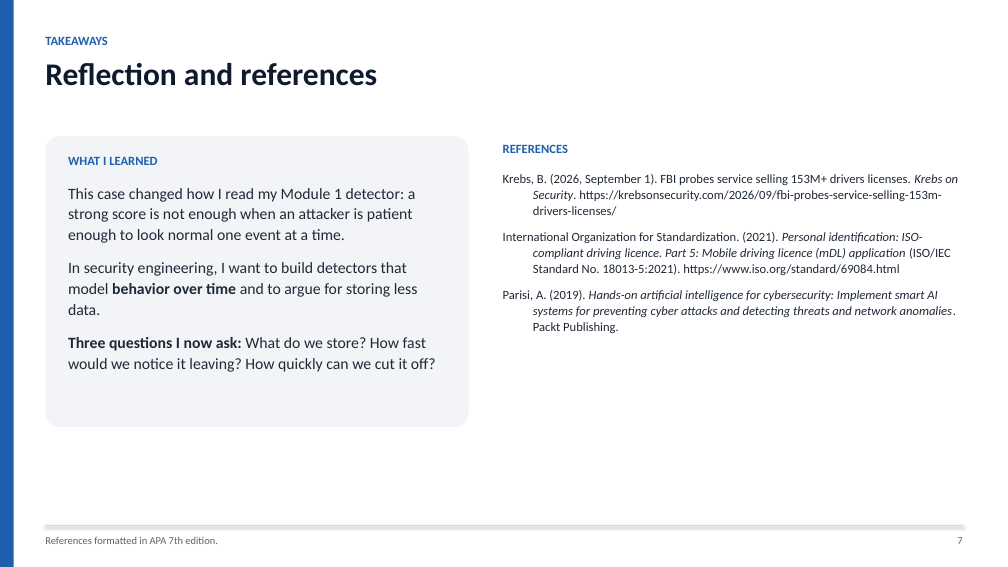
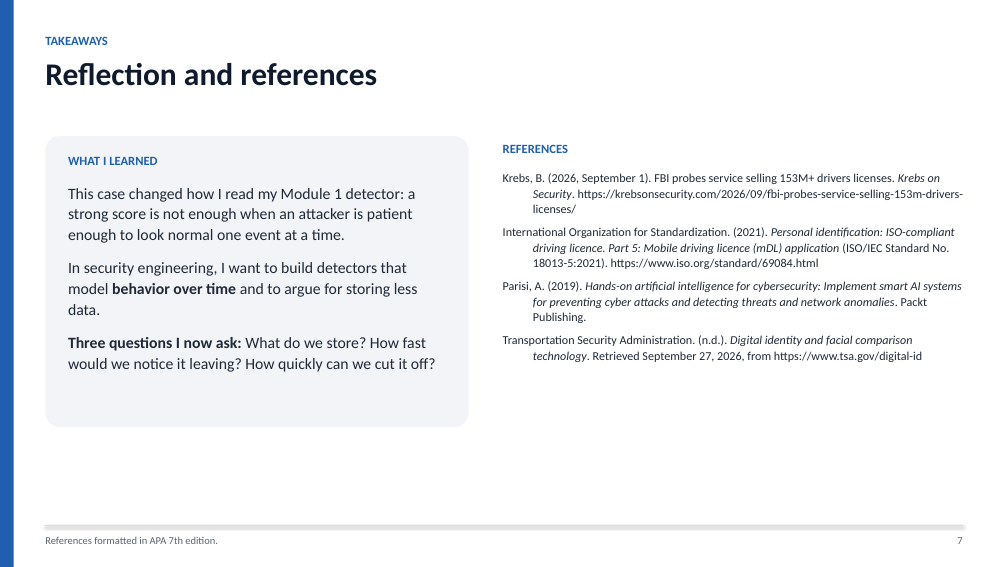
Before and after one commit to Ruthvik-Bandari/ArtificialIntelligence-for-Cybersecurity, a slide deck: slide 7 of module-02-cia-triad-analysis/Ruthvik_Nath_Bandari_Module2_CIA_Triad_Analysis.pptx. Drawn at 1008x567 pixels with LibreOffice and Linux fonts; fonts in the diff are those of the drawing. Boxes give left, top, right and bottom in pixels: in the first picture for what was removed or moved away, otherwise in the second. Text is boxed around its words. In the diff, an @@ line names an element or a change of style, - is before the commit and + after.

```diff
--- a/module-02-cia-triad-analysis/Ruthvik_Nath_Bandari_Module2_CIA_Triad_Analysis.pptx
+++ b/module-02-cia-triad-analysis/Ruthvik_Nath_Bandari_Module2_CIA_Triad_Analysis.pptx
@@ text at <box>503,173,963,323</box>: size 12 to 11.5 pt in "Krebs, B. (2026, September 1). FBI probes ...", "International Organization for Standardization. (2021). Pers ...", "Parisi, A. (2019). Hands-on artificial intelligence for ..."; less space between paragraphs @@
@@ text at <box>503,335,922,362</box>: paragraph added @@
+Transportation Security Administration. (n.d.). Digital identity and facial comparison technology. Retrieved September 27, 2026, from https://www.tsa.gov/digital-id
```
Also in this commit, not shown: 3 other slides changed, 3 other files.
